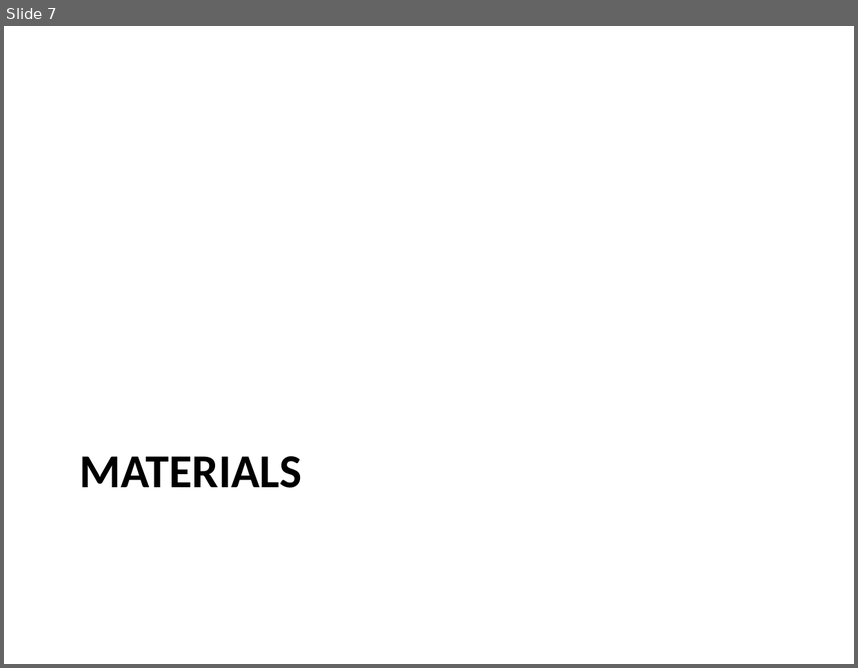
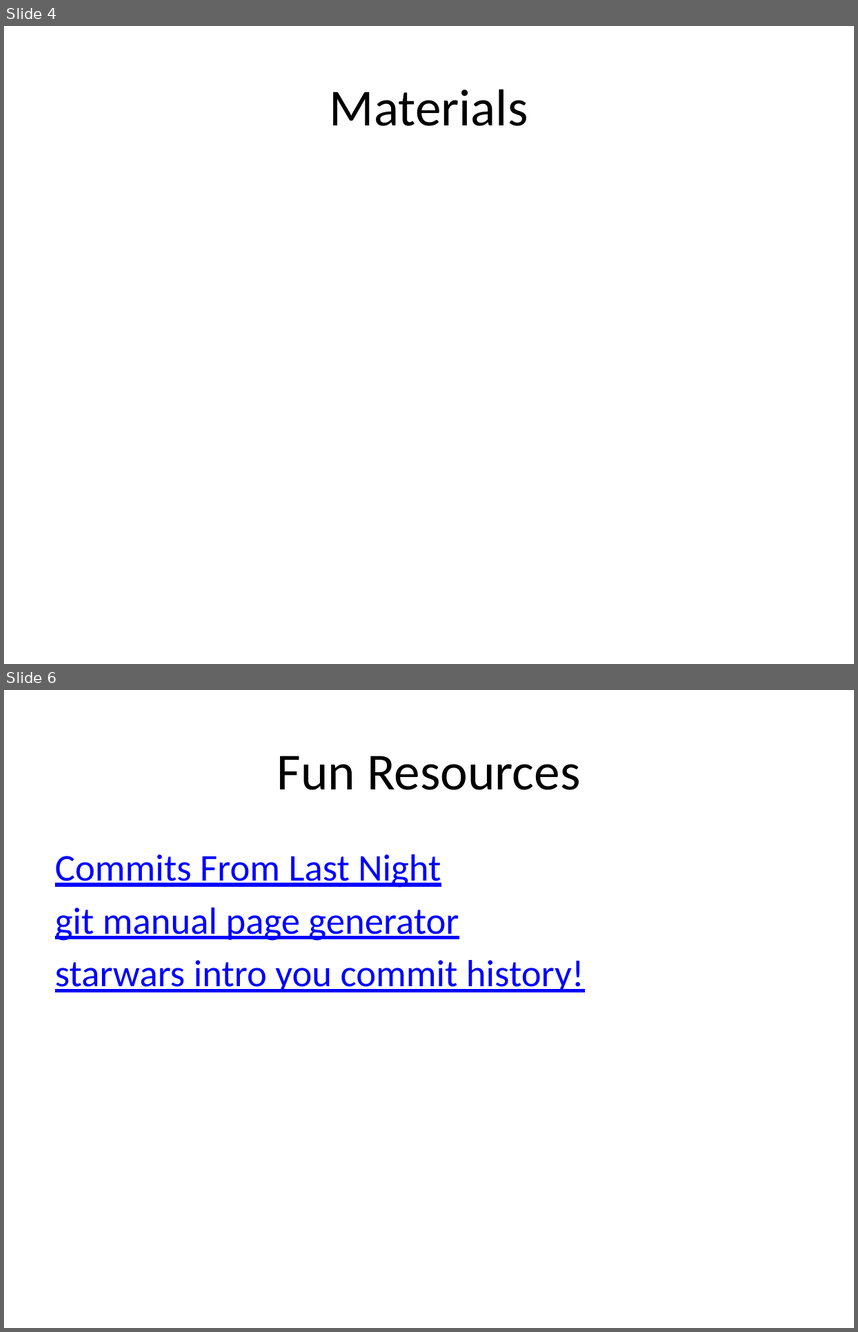
Before and after one commit to super-advanced-r-fall-2019/git-and-github, a slide deck: presentations/lecture-presentation-template.pptx. Shown one above the other, each under a label of ours: slide 7 before the commit, slides 4 and 6 after it; the slides between them are not shown. The pictures are 858x668 and 858x1332 pixels, drawn with LibreOffice and Linux fonts; fonts in the diff are those of the drawing. Boxes give left, top, right and bottom in pixels: in the first picture for what was removed or moved away, otherwise in the second. Text is boxed around its words. In the diff, an @@ line names an element or a change of style, - is before the commit and + after.

```diff
--- a/presentations/lecture-presentation-template.pptx
+++ b/presentations/lecture-presentation-template.pptx
@@ slide 6 added at [4, 690, 854, 1328], background #FFFFFF @@
@@ title added at [277, 756, 580, 790], 44 pt, text #000000 @@
+Fun Resources
@@ text added at [55, 854, 584, 992], 32 pt, text #0000FF, underline @@
+Commits From Last Night
+git manual page generator
+starwars intro you commit history!
@@ what was slide 7 is now slide 4 @@
@@ slide 4 changed as well @@
@@ title "Materials" at [330, 89, 528, 126]: vertical alignment top to middle @@
@@ title at [330, 89, 528, 126]: text changed; size 40 to 44 pt; bold off @@
-MATERIALS
+Materials
```
Also in this commit, not shown: 2 other slides changed, 2 other slides added, 4 slides removed, 4 other files.
